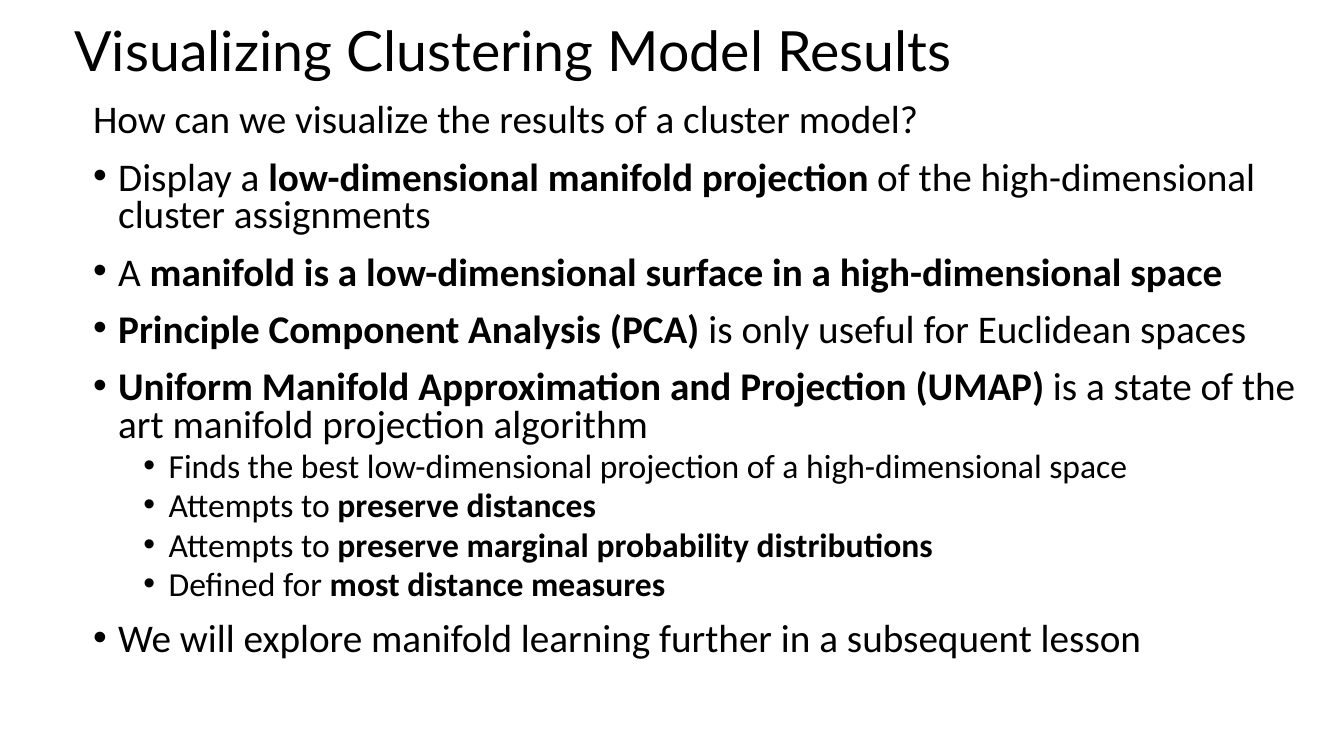
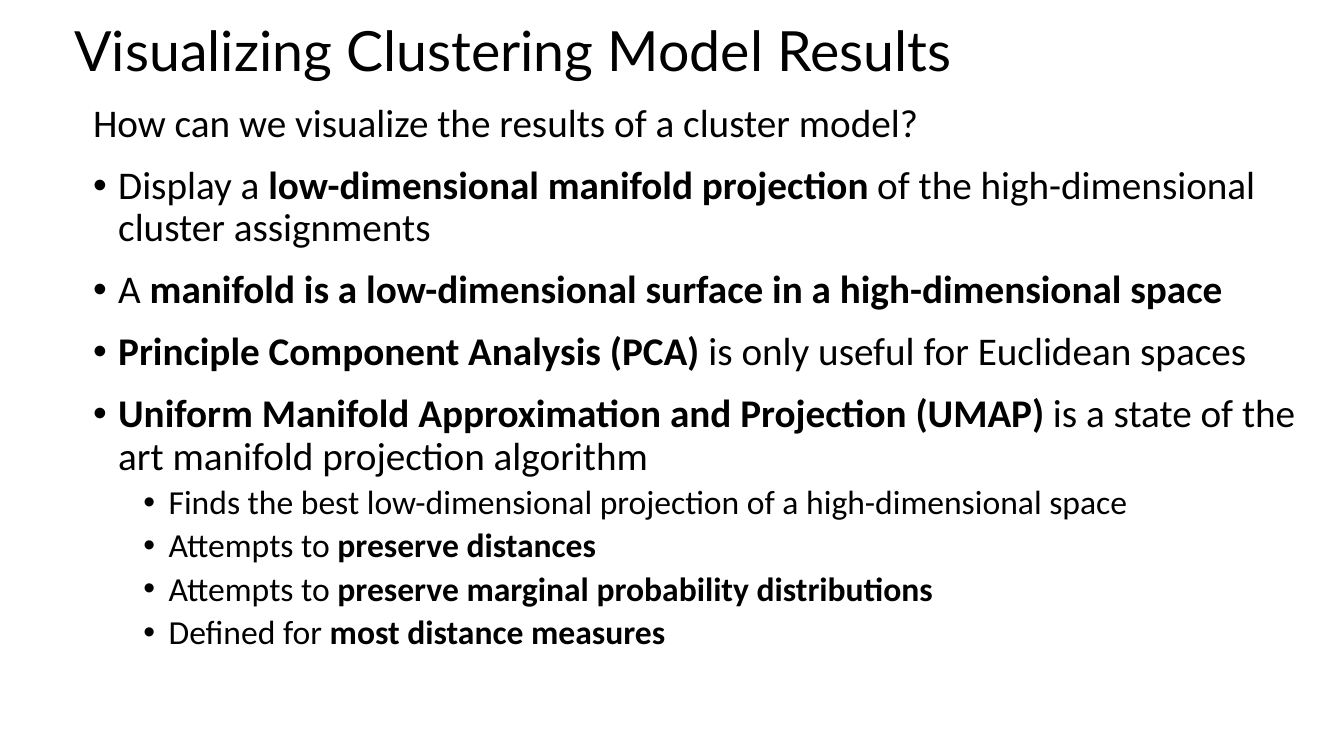
Before and after one commit to TimBohlemann/CSCI-E-108, a slide deck: slide 44 of slides/8_IntroductionToClustering_Part1.pptx (slide 43 before the commit). Drawn at 1344x756 pixels with LibreOffice and Linux fonts; fonts in the diff are those of the drawing. Boxes give left, top, right and bottom in pixels: in the first picture for what was removed or moved away, otherwise in the second. Text is boxed around its words. In the diff, an @@ line names an element or a change of style, - is before the commit and + after.

Commit message:
Improved description of DB algorithm, updated slides

```diff
--- a/slides/8_IntroductionToClustering_Part1.pptx
+++ b/slides/8_IntroductionToClustering_Part1.pptx
@@ text "How can we visualize the ..." at (x1=93, y1=109, x2=1295, y2=645): line spacing 0.8 to 0.9 @@
@@ text at (x1=118, y1=624, x2=1141, y2=659): paragraph removed @@
-• We will explore manifold learning further in a subsequent lesson
```
Also in this commit, not shown: 4 other slides changed, 1 slide added.
